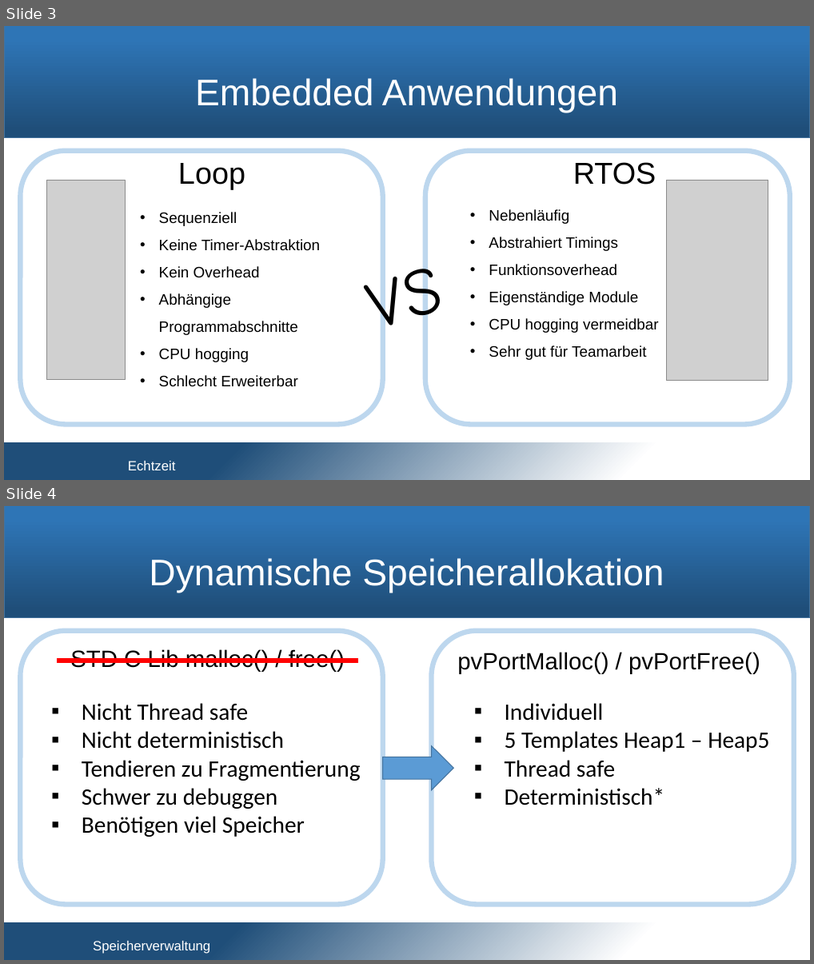
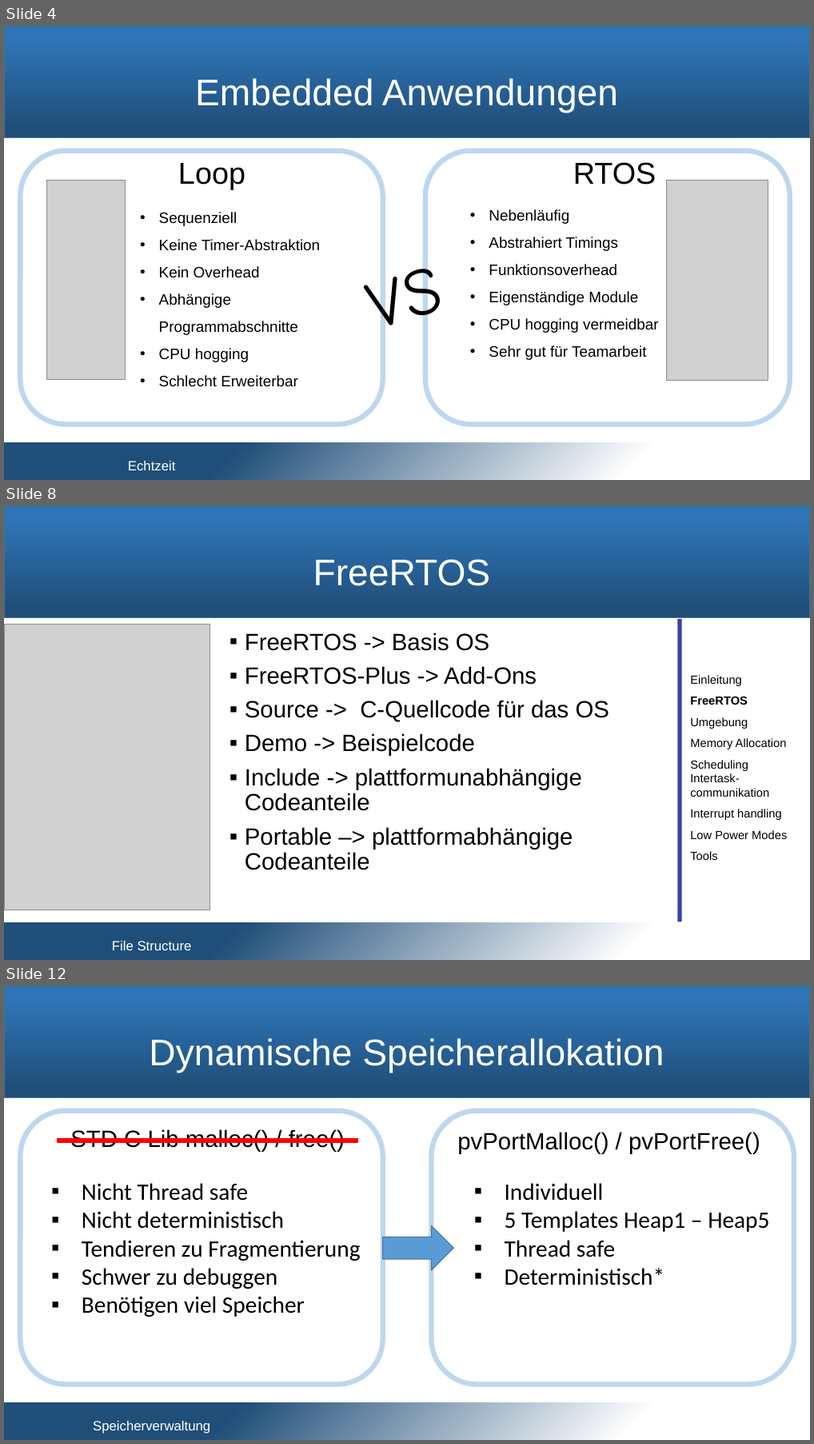
Before and after one commit to snobz/Seminar_BS_2017, a slide deck: Päsi/Seminar Betriebssysteme.pptx. Shown one above the other, each under a label of ours: slides 3 and 4 before the commit, slides 4, 8 and 12 after it; the slides between them are not shown. The pictures are 814x964 and 814x1444 pixels, drawn with LibreOffice and Linux fonts; fonts in the diff are those of the drawing; grey boxes stand for pictures; background and template pictures are left out. Boxes give left, top, right and bottom in pixels: in the first picture for what was removed or moved away, otherwise in the second. Text is boxed around its words. In the diff, an @@ line names an element or a change of style, - is before the commit and + after.

```diff
--- a/Päsi/Seminar Betriebssysteme.pptx
+++ b/Päsi/Seminar Betriebssysteme.pptx
@@ slide 8 added at box(4, 506, 810, 960), background #FFFFFF; not listed: 2 template elements that a slide beside it also shows @@
@@ title added at box(314, 559, 491, 586), 44 pt, text #FFFFFF @@
+FreeRTOS
@@ picture added at box(4, 624, 210, 910) @@
@@ line added from (680, 619) to (680, 922), #181CC7 5 pt @@
@@ text added at box(245, 632, 610, 870), 28 pt, text #000000 @@
+▪ FreeRTOS -> Basis OS
+▪ FreeRTOS-Plus -> Add-Ons
+▪ Source -> C-Quellcode für das OS
+▪ Demo -> Beispielcode
+▪ Include -> plattformunabhängige Codeanteile
+▪ Portable –> plattformabhängige Codeanteile
@@ text added at box(690, 675, 787, 860), 14 pt, text #000000 @@
+Einleitung
+FreeRTOS
+Umgebung
+Memory Allocation
+Scheduling
+Intertask-communikation
+Interrupt handling
+Low Power Modes Tools
@@ text added at box(112, 940, 192, 950), 16 pt, text #FFFFFF @@
+File Structure
@@ what was slide 3 is now slide 4 @@
@@ what was slide 4 is now slide 12 @@
```
Also in this commit, not shown: 10 other slides added.
